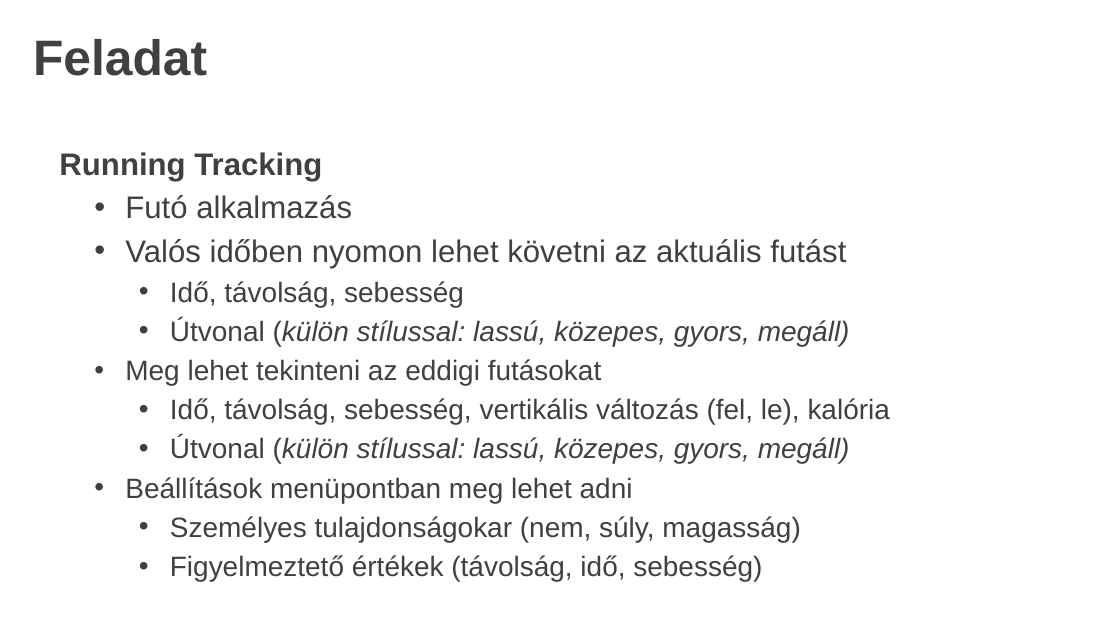
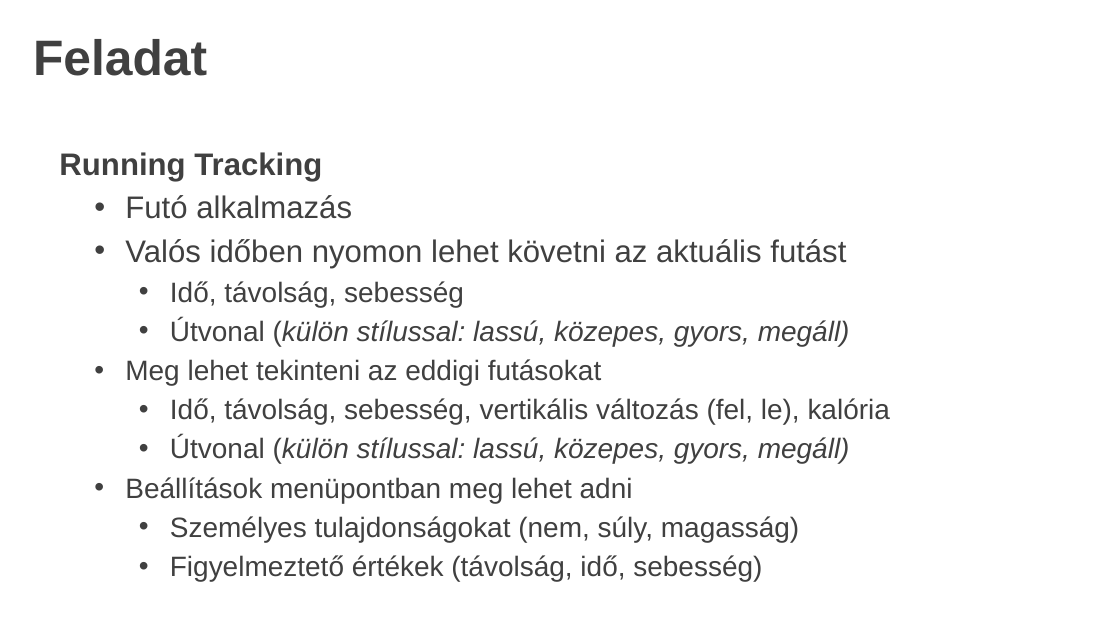
Before and after one commit to kanyokristof95/Running-Tracker, a slide deck: slide 2 of Documentation/Presentation/1_merfoldko.pptx. Drawn at 1120x630 pixels with LibreOffice and Linux fonts; fonts in the diff are those of the drawing; background and template pictures are left out. Boxes give left, top, right and bottom in pixels: in the first picture for what was removed or moved away, otherwise in the second. Text is boxed around its words. In the diff, an @@ line names an element or a change of style, - is before the commit and + after.

Commit message:
1. prezentáció
Helyesírási hiba kijavítva

```diff
--- a/Documentation/Presentation/1_merfoldko.pptx
+++ b/Documentation/Presentation/1_merfoldko.pptx
@@ text at (x1=170, y1=516, x2=799, y2=542): text changed @@
-  • Személyes tulajdonságokar (nem, súly, magasság)
+  • Személyes tulajdonságokat (nem, súly, magasság)
```
